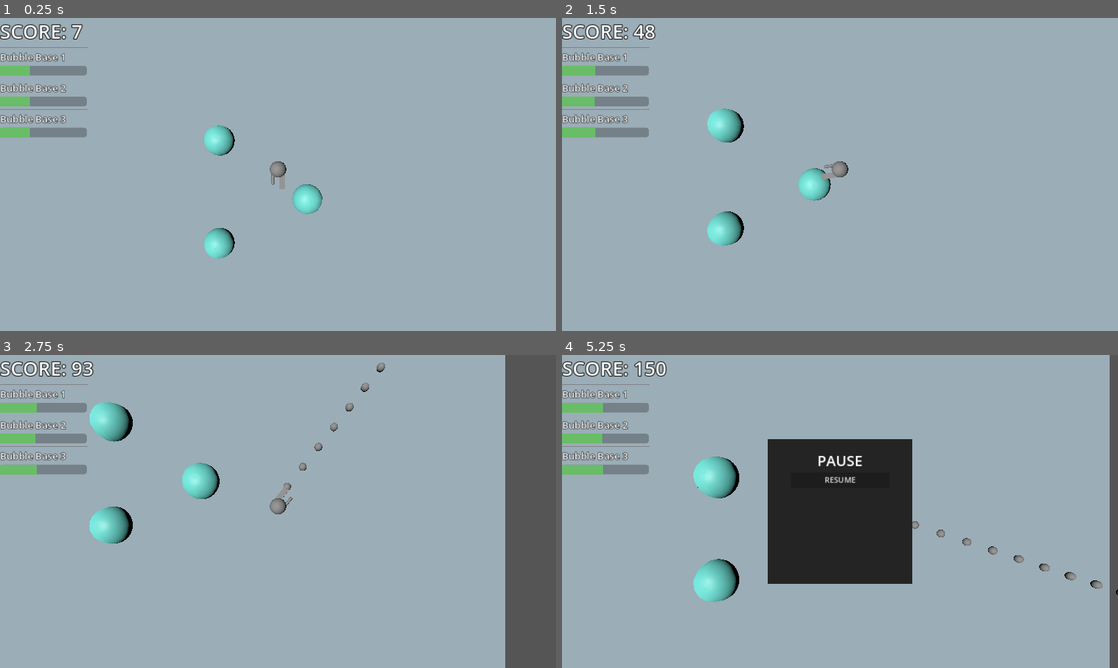
Above: before the commit, frames 1-4 (two rows, left to right).
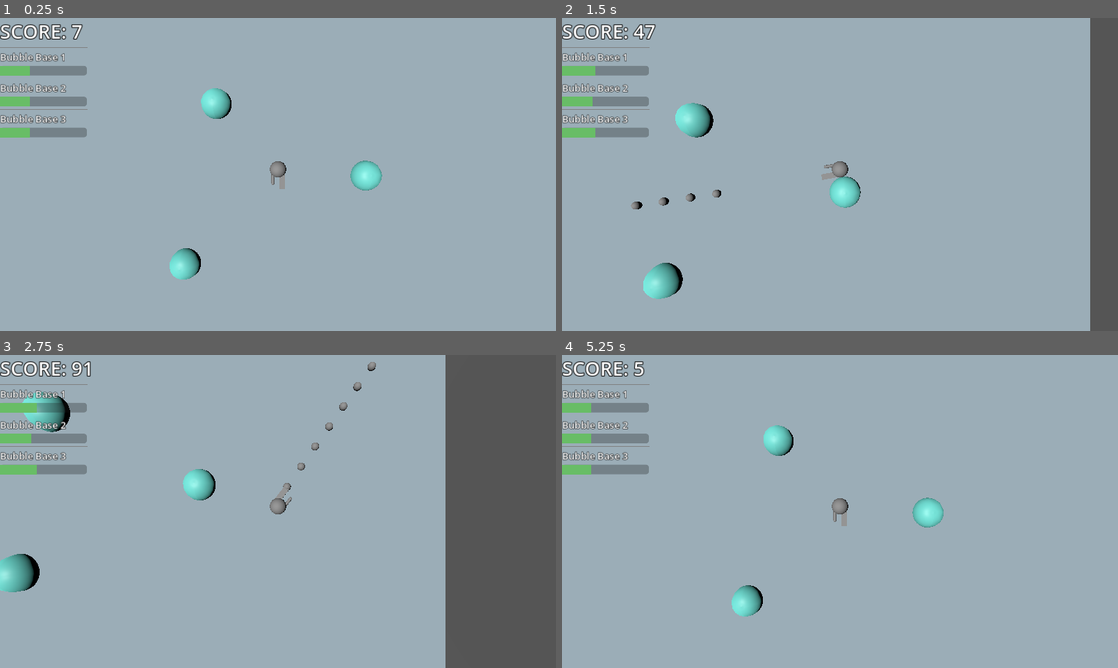
Above: after the commit, the same moments.

Repository: BlackBarman/GGJ_2025
Game: Godot game, scene res://Levels/level.tscn
Same seed, same stepped clock (60 frames per second), same inputs: the game is played once before the commit and once after it.
Inputs (mouse positions are in pixels of both pictures, inside the frame that each line leads up to):
- Up to frame 1 (0.25 s): no input
- Up to frame 2 (1.5 s): tap Enter (ui_accept) at 0.5, 0.77 s; move the mouse to (962, 158) at 0.52 s; press the mouse at (962, 158) at 0.53 s; hold Right (ui_right) 0.53-1.28 s; move the mouse to (728, 190) at 1.27 s; release the mouse at (728, 190) at 1.28 s; hold Down (ui_down) from 1.28 s (still down); click (728, 190) at 1.35 s
- Up to frame 3 (2.75 s): tap Enter (ui_accept) at 1.52 s; move the mouse to (333, 442) at 2.02 s; release Down (ui_down) at 2.03 s; press the mouse at (333, 442) at 2.03 s; hold Right (ui_right) from 2.03 s (still down)
- Up to frame 4 (5.25 s): move the mouse to (812, 574) at 2.77 s; release Right (ui_right) at 2.78 s; release the mouse at (812, 574) at 2.78 s; hold Up (ui_up) 2.78-3.53 s; click (812, 574) at 2.85 s; tap Enter (ui_accept) at 3.02, 3.77 s; move the mouse to (1006, 558) at 3.52 s; press the mouse at (1006, 558) at 3.53 s; hold Left (ui_left) 3.53-4.25 s; tap Escape (ui_cancel) at 4.15 s; release the mouse at (1006, 558) at 4.25 s; click (840, 495) at 4.25 s, where only the run after the commit has a clickable "SHOW CONTROLS"; click (840, 514) at 5 s, where only the run after the commit has a clickable "RESTART"

The runs differ from the first frame. In frame 1, 2.5% of the frame differs, in the area x 30-69%, y 22-84%; in frame 2, 8.4%; in frame 3, 14%; in frame 4, 17%, in the area x 5-100%, y 0-100%.

Commit message:
added reload level to pause menu and polished it
increased player speed
fixed positioning of the bubble bases in the level

Diff:
--- a/ggj_2025/Globals/level_changer.gd
+++ b/ggj_2025/Globals/level_changer.gd
@@ -37,3 +37,8 @@
 
 	else:
 		print("the path: ", new_scene, " isn't valid.")
+
+func _reload_level():
+	get_tree().paused = false
+	get_tree().call_group("BubbleBullet", "queue_free")
+	get_tree().reload_current_scene()
--- a/ggj_2025/LevelIngredients/user_interface.gd
+++ b/ggj_2025/LevelIngredients/user_interface.gd
@@ -36,4 +36,4 @@
 
 
 func _on_try_again_button_pressed() -> void:
-	get_tree().reload_current_scene()
+	LevelChanger._reload_level()
--- a/ggj_2025/Levels/level.tscn
+++ b/ggj_2025/Levels/level.tscn
@@ -26,13 +26,13 @@
 texture = ExtResource("1_50b8p")
 
 [node name="BubbleBase" parent="." instance=ExtResource("4_rhv53")]
-transform = Transform3D(1, 0, 0, 0, 1, 0, 0, 0, 1, 2, -0.5, -4)
+transform = Transform3D(1, 0, 0, 0, 1, 0, 0, 0, 1, 4.5, -0.5, -4.2)
 
 [node name="BubbleBase2" parent="." instance=ExtResource("4_rhv53")]
-transform = Transform3D(1, 0, 0, 0, 1, 0, 0, 0, 1, -2, -0.5, 2)
+transform = Transform3D(1, 0, 0, 0, 1, 0, 0, 0, 1, -0.4, -0.5, 6)
 
 [node name="BubbleBase3" parent="." instance=ExtResource("4_rhv53")]
-transform = Transform3D(1, 0, 0, 0, 1, 0, 0, 0, 1, -5, -0.5, -4)
+transform = Transform3D(1, 0, 0, 0, 1, 0, 0, 0, 1, -6.4, -0.5, -6.3)
 
 [node name="UserInterface" parent="." node_paths=PackedStringArray("main_level", "bubble_base_1", "bubble_base_2", "bubble_base_3") instance=ExtResource("5_fkdie")]
 main_level = NodePath("..")
--- a/ggj_2025/Levels/pause_screen.gd
+++ b/ggj_2025/Levels/pause_screen.gd
@@ -20,3 +20,7 @@
 func _on_resume_button_pressed() -> void:
 	get_tree().paused = false
 	visible = false
+
+
+func _on_restart_button_pressed() -> void:
+	LevelChanger._reload_level()
--- a/ggj_2025/character_body_3d.gd
+++ b/ggj_2025/character_body_3d.gd
@@ -2,7 +2,7 @@
 
 
 var lives = 10
-const SPEED = 5.0
+const SPEED = 10.0
 const JUMP_VELOCITY = 4.5
 
 @export var camera  : Camera3D
--- a/ggj_2025/project.godot
+++ b/ggj_2025/project.godot
@@ -19,6 +19,7 @@
 
 SignalBus="*res://Globals/signal_bus.gd"
 AudioManager="*res://Globals/AudioManager.gd"
+LevelChanger="*res://Globals/level_changer.gd"
 
 [display]
 
--- a/ggj_2025/user_interface.tscn
+++ b/ggj_2025/user_interface.tscn
@@ -186,5 +186,14 @@
 theme_override_styles/focus = SubResource("StyleBoxEmpty_i8tmj")
 text = "RESUME"
 
+[node name="ShowControlsButton" type="Button" parent="PauseScreen/VBoxContainer"]
+layout_mode = 2
+text = "SHOW CONTROLS"
+
+[node name="RestartButton" type="Button" parent="PauseScreen/VBoxContainer"]
+layout_mode = 2
+text = "RESTART"
+
 [connection signal="pressed" from="GameOverScreen/VBoxContainer/TryAgainButton" to="." method="_on_try_again_button_pressed"]
 [connection signal="pressed" from="PauseScreen/VBoxContainer/ResumeButton" to="PauseScreen" method="_on_resume_button_pressed"]
+[connection signal="pressed" from="PauseScreen/VBoxContainer/RestartButton" to="PauseScreen" method="_on_restart_button_pressed"]
Not shown: 1 places in ggj_2025/Levels/level.tscn that only renumber resources
